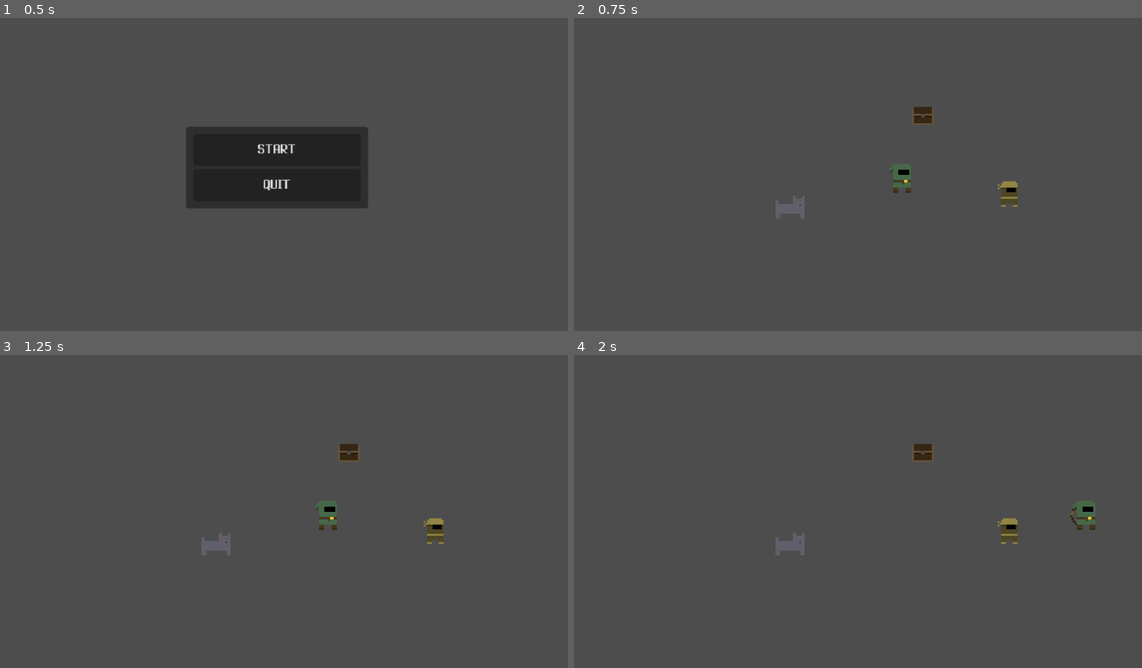
Above: before the commit, frames 1-4 (two rows, left to right).
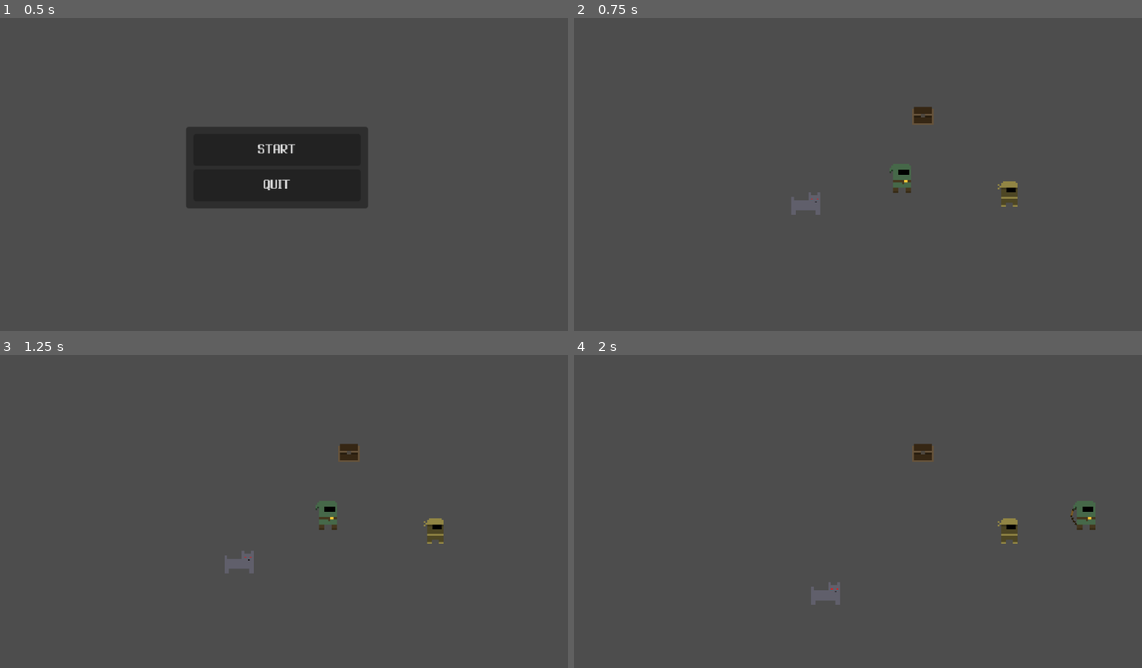
Above: after the commit, the same moments.

Repository: refrka/RPG-8
Game: Godot game, scene res://game_root.tscn
Same seed, same stepped clock (60 frames per second), same inputs: the game is played once before the commit and once after it.
Inputs (mouse positions are in pixels of both pictures, inside the frame that each line leads up to):
- Up to frame 1 (0.5 s): no input
- Up to frame 2 (0.75 s): click "START" at 0.5 s
- Up to frame 3 (1.25 s): no input
- Up to frame 4 (2 s): move the mouse to (977, 489) at 1.27 s; press the mouse at (977, 489) at 1.28 s; hold D (move_right) from 1.28 s (still down)

Frame 1 is identical in both runs. In frame 2, 0.3% of the frame differs, in the area x 35-44%, y 55-65%; in frame 3, 0.4%; in frame 4, 0.5%, in the area x 35-47%, y 56-80%.

Commit message:
BB

Diff:
--- a/entities/characters/beasts/wolf_def.tres
+++ b/entities/characters/beasts/wolf_def.tres
@@ -6,12 +6,13 @@
 [ext_resource type="Script" uid="uid://bmjkbrb8bcimj" path="res://system/behavior/behavior_profile.gd" id="3_mkytq"]
 [ext_resource type="Script" uid="uid://dly05d2yxxow3" path="res://system/behavior/test_behavior.gd" id="3_yl36r"]
 
+[sub_resource type="Resource" id="Resource_ku6ha"]
+script = ExtResource("3_yl36r")
+distance_range = Vector2(100, 100)
+
 [sub_resource type="Resource" id="Resource_tnhtq"]
 script = ExtResource("2_yl36r")
 metadata/_custom_type_script = "uid://dpw5gm1m7rx1t"
-
-[sub_resource type="Resource" id="Resource_ku6ha"]
-script = ExtResource("3_yl36r")
 
 [sub_resource type="Resource" id="Resource_w87oj"]
 script = ExtResource("3_mkytq")
--- a/entities/characters/enemies/thief_def.tres
+++ b/entities/characters/enemies/thief_def.tres
@@ -4,13 +4,8 @@
 [ext_resource type="Script" uid="uid://dip60lvo86j0i" path="res://system/behavior/behavior.gd" id="1_pq5v7"]
 [ext_resource type="Script" uid="uid://bmjkbrb8bcimj" path="res://system/behavior/behavior_profile.gd" id="5_himam"]
 
-[sub_resource type="Resource" id="Resource_gow3f"]
-script = ExtResource("1_pq5v7")
-metadata/_custom_type_script = "uid://dip60lvo86j0i"
-
 [sub_resource type="Resource" id="Resource_11yqe"]
 script = ExtResource("5_himam")
-behaviors = Array[ExtResource("1_pq5v7")]([SubResource("Resource_gow3f")])
 metadata/_custom_type_script = "uid://bmjkbrb8bcimj"
 
 [resource]
--- a/system/behavior/test_behavior.gd
+++ b/system/behavior/test_behavior.gd
@@ -1,5 +1,48 @@
 class_name TestBehavior extends Behavior
 
+
+enum Phase {
+
+	REPOSITION,
+
+	APPROACH,
+
+	CIRCLE,
+
+	INTIMIDATE,
+
+}
+
+
+
+@export var distance_range:= Vector2.ZERO
+
+
+var target_entity: EntityNode
+
+var navigation_component: NavigationComponent
+
+var movement_component: MovementComponent
+
+var phase:= Phase.REPOSITION
+
+var dir_modifier:= 1
+
+var circle_duration_range:= Vector2(3.0, 5.0)
+
+var circle_timer:= 0.0
+
+var intimidate_timer:= 0.0
+
+
+
+func _initialize(_actor: EntityNode) -> void:
+
+	super(_actor)
+
+	navigation_component = actor.get_component(NavigationComponent)
+
+	movement_component = actor.get_component(MovementComponent)
 
 
 
@@ -7,4 +50,111 @@
 
 func _connect_signals() -> void:
 
-	pass
+	actor.vision_area.entity_entered.connect(_on_entity_entered_sensor)
+
+
+
+
+
+func _get_follow_distance() -> float:
+
+	return randf_range(distance_range.x, distance_range.y)
+
+
+
+
+
+func _set_phase(_phase: Phase) -> void:
+
+	phase = _phase
+
+	movement_component.move_speed_override = 0.0
+
+	match phase:
+
+		Phase.CIRCLE:
+
+			circle_timer = randf_range(circle_duration_range.x, circle_duration_range.y)
+
+			movement_component.move_speed_override = 50.0
+
+		Phase.APPROACH:
+
+			navigation_component.set_target_position(target_entity.global_position)
+
+		Phase.INTIMIDATE:
+
+			intimidate_timer = 2.0
+
+
+
+
+
+func _set_target_entity(entity: EntityNode) -> void:
+
+	target_entity = entity
+
+	var follow_distance = _get_follow_distance()
+
+	var dir = entity.global_position.direction_to(actor.global_position)
+
+	var position = entity.global_position + (dir * follow_distance)
+
+	_set_phase(Phase.REPOSITION)
+
+	navigation_component.navigation_finished.connect(_on_reposition_finished, CONNECT_ONE_SHOT)
+
+	navigation_component.set_target_position(position)
+
+
+
+
+func _on_entity_entered_sensor(entity: EntityNode) -> void:
+
+	if entity is Player:
+
+		_set_target_entity(entity)
+
+
+
+
+func _on_reposition_finished() -> void:
+
+	_set_phase(Phase.CIRCLE)
+
+
+
+
+func _tick(delta: float) -> void:
+
+	match phase:
+
+		Phase.CIRCLE:
+
+			var dir = actor.global_position.direction_to(target_entity.global_position).rotated(deg_to_rad(90)) * dir_modifier
+
+			var position = actor.global_position + (dir * 16)
+
+			navigation_component.set_target_position(position)
+
+			if !actor.nav_agent.is_target_reachable():
+
+				dir_modifier *= -1
+
+			circle_timer -= delta
+
+			if circle_timer <= 0.0:
+
+				_set_phase(Phase.INTIMIDATE)
+
+		Phase.APPROACH:
+
+			navigation_component.set_target_position(target_entity.global_position)
+
+		Phase.INTIMIDATE:
+
+			intimidate_timer -= delta
+
+			if intimidate_timer <= 0:
+
+				_set_phase(Phase.APPROACH)
--- a/system/component/movement_component.gd
+++ b/system/component/movement_component.gd
@@ -13,6 +13,8 @@
 var current_velocity:= Vector2.ZERO
 
 var move_speed:= 0.0
+
+var move_speed_override:= 0.0
 
 var move_dir:= Vector2.ZERO
 
@@ -123,6 +125,10 @@
 
 func get_move_speed() -> float:
 
+	if move_speed_override != 0.0:
+
+		return move_speed_override
+
 	var modifier_total = modifier_handler.get_float_total()
 
 	return move_speed + modifier_total
--- a/system/component/navigation_component.gd
+++ b/system/component/navigation_component.gd
@@ -39,11 +39,22 @@
 
 
 
+
+func set_forced_velocity(velocity: Vector2) -> void:
+
+	entity.nav_agent.set_velocity(velocity)
+
+
+
+
+
+
 func stop_navigation() -> void:
 
 	target_position = entity.global_position
 
 	entity.nav_agent.target_position = target_position
+
 
 
 
--- a/system/damage/hitbox.gd
+++ b/system/damage/hitbox.gd
@@ -1,4 +1,4 @@
-class_name Hitbox extends Area2D
+class_name Hitbox extends Sensor
 
 
 signal entity_hit(entity_node: EntityNode)
@@ -7,63 +7,11 @@
 @export var collision_shape: CollisionShape2D
 
 
-var active:= false
-
-var entity: EntityNode
-
 var current_damage_package: DamagePackage
 
 
 var hit_list: Array[Hurtbox]
 
-
-
-
-
-
-func _initialize(_entity: EntityNode) -> void:
-
-	entity = _entity
-
-
-
-
-
-
-
-
-func _activate() -> void:
-
-	active = true
-
-	_connect_signals()
-
-
-
-
-
-
-func _deactivate() -> void:
-
-	_disconnect_signals()
-
-	active = false
-
-
-
-
-
-func _connect_signals() -> void:
-
-	area_entered.connect(_on_area_entered)
-
-
-
-
-
-func _disconnect_signals() -> void:
-
-	area_entered.disconnect(_on_area_entered)
 
 
 
@@ -113,7 +61,7 @@
 
 
 
-func _on_area_entered(area: Area2D) -> void:
+func _on_area_entered_sensor(area: Area2D) -> void:
 
 	if area is Hurtbox and can_hit(area):
 
--- a/system/damage/hurtbox.gd
+++ b/system/damage/hurtbox.gd
@@ -1,55 +1,5 @@
-class_name Hurtbox extends Area2D
-
-
-var active:= false
-
-var invulnerable:= false
-
-var entity: EntityNode
+class_name Hurtbox extends Sensor
 
 
 
-
-
-func _initialize(_entity: EntityNode) -> void:
-
-	entity = _entity
-
-
-
-
-
-
-
-
-func _activate() -> void:
-
-	active = true
-
-	_connect_signals()
-
-
-
-
-
-
-func _deactivate() -> void:
-
-	_disconnect_signals()
-
-	active = false
-
-
-
-
-
-
-func _connect_signals() -> void:
-
-	pass
-
-
-
-func _disconnect_signals() -> void:
-
-	pass
+var invulnerable:= false
--- a/system/entity/character_node.tscn
+++ b/system/entity/character_node.tscn
@@ -7,6 +7,7 @@
 [ext_resource type="Script" uid="uid://c20ddxy082c6l" path="res://system/component/animation_component.gd" id="3_uf26u"]
 [ext_resource type="PackedScene" uid="uid://crwq5805ij6u6" path="res://system/damage/hurtbox.tscn" id="3_upeui"]
 [ext_resource type="Script" uid="uid://bobpp4mvy8vl4" path="res://system/modifier/modifier_handler.gd" id="3_wnsgr"]
+[ext_resource type="Script" uid="uid://djwmq6um80d4a" path="res://system/sensor/sensor.gd" id="4_nhrk4"]
 [ext_resource type="Script" uid="uid://ctwivvly8ar6t" path="res://system/state/body_idle_state.gd" id="6_x0k0y"]
 [ext_resource type="Script" uid="uid://c5eoul4lf6mdn" path="res://system/state/combat_idle_state.gd" id="7_c0c35"]
 [ext_resource type="Script" uid="uid://dsasjc47aw65v" path="res://system/component/health_component.gd" id="7_upeui"]
@@ -87,6 +88,7 @@
 [node name="VisionArea" type="Area2D" parent="." unique_id=1210573016]
 collision_layer = 0
 collision_mask = 3
+script = ExtResource("4_nhrk4")
 
 [node name="CollisionShape2D" type="CollisionShape2D" parent="VisionArea" unique_id=1251574029]
 debug_color = Color(0.97704154, 0.7942424, 0.50736034, 0)
--- a/system/entity/entity_node.gd
+++ b/system/entity/entity_node.gd
@@ -25,9 +25,9 @@
 
 @export var hurtbox: Hurtbox
 
-@export var pick_up_area: Area2D
-
-@export var vision_area: Area2D
+@export var pick_up_area: Sensor
+
+@export var vision_area: Sensor
 
 
 
@@ -59,6 +59,14 @@
 
 		hurtbox._initialize(self)
 
+	if vision_area:
+
+		vision_area._initialize(self)
+
+	if pick_up_area:
+
+		pick_up_area._initialize(self)
+
 	if entity_def.initial_inventory:
 
 		inventory = entity_def.initial_inventory.duplicate(true)
@@ -99,7 +107,11 @@
 
 	if vision_area:
 
-		vision_area.monitoring = true
+		vision_area._activate()
+
+	if pick_up_area:
+
+		pick_up_area._activate()
 
 	if component_root:
 
@@ -128,7 +140,11 @@
 
 	if vision_area:
 
-		vision_area.monitoring = false
+		vision_area._deactivate()
+
+	if pick_up_area:
+
+		pick_up_area._deactivate()
 
 	if component_root:
 
--- a/system/entity/object_node.tscn
+++ b/system/entity/object_node.tscn
@@ -3,6 +3,45 @@
 [ext_resource type="Script" uid="uid://cufjp71bb8mll" path="res://system/entity/object_node.gd" id="1_gqn7q"]
 [ext_resource type="PackedScene" uid="uid://crwq5805ij6u6" path="res://system/damage/hurtbox.tscn" id="2_a8qsg"]
 [ext_resource type="Script" uid="uid://rgx5lh01enbs" path="res://system/state/state_machine.gd" id="2_st2tw"]
+[ext_resource type="Script" uid="uid://c20ddxy082c6l" path="res://system/component/animation_component.gd" id="3_nt2ef"]
+
+[sub_resource type="Animation" id="Animation_ytkjt"]
+resource_name = "RESET"
+length = 0.001
+tracks/0/type = "value"
+tracks/0/imported = false
+tracks/0/enabled = true
+tracks/0/path = NodePath("CanvasGroup/AnimatedSprite2D:modulate")
+tracks/0/interp = 1
+tracks/0/loop_wrap = true
+tracks/0/keys = {
+"times": PackedFloat32Array(0),
+"transitions": PackedFloat32Array(1),
+"update": 0,
+"values": [Color(1, 1, 1, 1)]
+}
+
+[sub_resource type="Animation" id="Animation_nt2ef"]
+resource_name = "flash"
+length = 0.25090358
+tracks/0/type = "value"
+tracks/0/imported = false
+tracks/0/enabled = true
+tracks/0/path = NodePath("CanvasGroup/AnimatedSprite2D:modulate")
+tracks/0/interp = 1
+tracks/0/loop_wrap = true
+tracks/0/keys = {
+"times": PackedFloat32Array(0, 0.057313073, 0.11908139, 0.181749, 0.24128532),
+"transitions": PackedFloat32Array(1, 1, 1, 1, 1),
+"update": 0,
+"values": [Color(2.844042, 2.844042, 2.844042, 1), Color(1.353256, 0, 0, 1), Color(2.844042, 2.844042, 2.844042, 1), Color(1.353256, 0, 0, 1), Color(1, 1, 1, 1)]
+}
+
+[sub_resource type="AnimationLibrary" id="AnimationLibrary_ytkjt"]
+_data = {
+&"RESET": SubResource("Animation_ytkjt"),
+&"flash": SubResource("Animation_nt2ef")
+}
 
 [node name="ObjectNode" type="StaticBody2D" unique_id=744980819 node_paths=PackedStringArray("component_root", "state_machine", "animated_body_sprite", "hurtbox")]
 collision_layer = 2
@@ -28,8 +67,16 @@
 
 [node name="ComponentRoot" type="Node" parent="." unique_id=281237021]
 
+[node name="AnimationComponent" type="Node" parent="ComponentRoot" unique_id=1333273197 node_paths=PackedStringArray("body_anim_player")]
+script = ExtResource("3_nt2ef")
+body_anim_player = NodePath("../../BodyAnimPlayer")
+metadata/_custom_type_script = "uid://c20ddxy082c6l"
+
 [node name="StateMachine" type="Node" parent="." unique_id=1040336414]
 script = ExtResource("2_st2tw")
 metadata/_custom_type_script = "uid://rgx5lh01enbs"
 
+[node name="BodyAnimPlayer" type="AnimationPlayer" parent="." unique_id=975314067]
+libraries/ = SubResource("AnimationLibrary_ytkjt")
+
 [editable path="Hurtbox"]
--- a/system/player/player.tscn
+++ b/system/player/player.tscn
@@ -11,6 +11,7 @@
 [ext_resource type="Script" uid="uid://b0m7umcx15s02" path="res://system/state/body_interacting_state.gd" id="8_1hkuc"]
 [ext_resource type="Script" uid="uid://uyosww6dddto" path="res://system/player/interaction_area.gd" id="9_h3rsp"]
 [ext_resource type="Texture2D" uid="uid://h7quth5qkg7e" path="res://items/equipment/weapons/short_bow/short_bow_charge_0.png" id="10_viji7"]
+[ext_resource type="Script" uid="uid://djwmq6um80d4a" path="res://system/sensor/sensor.gd" id="10_y7h06"]
 
 [sub_resource type="AtlasTexture" id="AtlasTexture_ho6qo"]
 atlas = ExtResource("3_ho6qo")
@@ -366,10 +367,12 @@
 shape = SubResource("CircleShape2D_h3rsp")
 debug_color = Color(1, 1, 1, 0)
 
-[node name="PickUpArea" type="Area2D" parent="." index="9" unique_id=278219632]
+[node name="PickUpArea" type="Area2D" parent="." index="9" unique_id=1782873402]
 position = Vector2(0, -14)
 collision_layer = 0
 collision_mask = 8
+script = ExtResource("10_y7h06")
+metadata/_custom_type_script = "uid://djwmq6um80d4a"
 
 [node name="CollisionShape2D" type="CollisionShape2D" parent="PickUpArea" index="0" unique_id=862344967]
 shape = SubResource("CircleShape2D_ukr2h")
--- a/system/sensor/sensor.gd
+++ b/system/sensor/sensor.gd
@@ -57,6 +57,10 @@
 
 func _connect_signals() -> void:
 
+	area_entered.connect(_on_area_entered_sensor)
+
+	area_exited.connect(_on_area_exited_sensor)
+
 	body_entered.connect(_on_body_entered_sensor)
 
 	body_exited.connect(_on_body_exited_sensor)
@@ -65,6 +69,10 @@
 
 
 func _disconnect_signals() -> void:
+
+	area_entered.disconnect(_on_area_entered_sensor)
+
+	area_exited.disconnect(_on_area_exited_sensor)
 
 	body_entered.disconnect(_on_body_entered_sensor)
 
@@ -75,7 +83,7 @@
 
 func _on_body_entered_sensor(body: PhysicsBody2D) -> void:
 
-	if body is EntityNode:
+	if body is EntityNode and body != entity:
 
 		entities.append(body)
 
@@ -96,7 +104,7 @@
 
 func _on_area_entered_sensor(area: Area2D) -> void:
 
-	if area is Sensor:
+	if area is Sensor and area.entity != entity:
 
 		sensors.append(area)
 
@@ -106,7 +114,7 @@
 
 func _on_area_exited_sensor(area: Area2D) -> void:
 
-	if area is Sensor and areas.has(area):
+	if area is Sensor and sensors.has(area):
 
 		sensors.erase(area)
 
